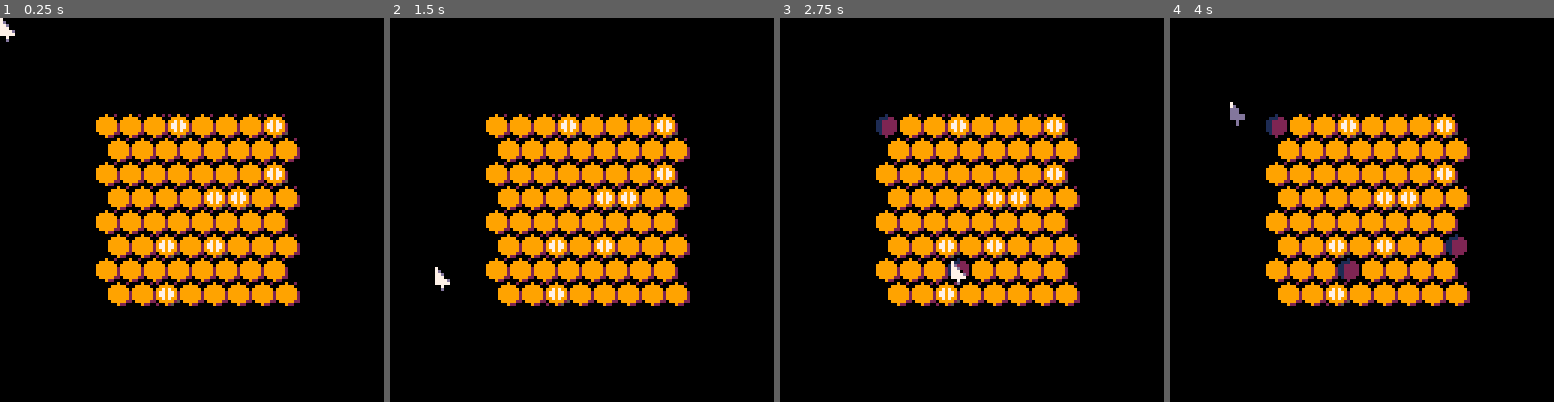
Above: before the commit, frames 1-4 (left to right).
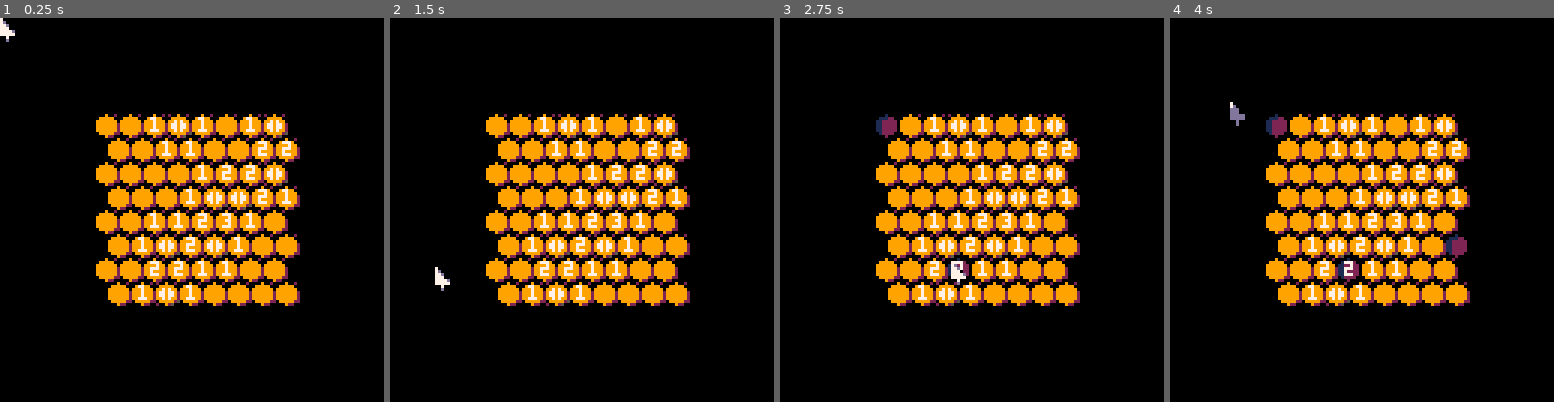
Above: after the commit, the same moments.

Repository: seaspaces27/hivesweeper-p8
Game: PICO-8 cartridge hivesweeper.p8
The game is run twice, just before and just after one commit, with the same random seed, the same clock (stepped at 60 frames per second) and the same inputs.
Inputs (mouse positions are in pixels of both pictures, inside the frame that each line leads up to):
- Up to frame 1 (0.25 s): no input
- Up to frame 2 (1.5 s): click (670, 121) at 0.67 s; click (436, 267) at 1.22 s
- Up to frame 3 (2.75 s): click (887, 114) at 1.77 s; click (952, 259) at 2.32 s
- Up to frame 4 (4 s): click (1404, 106) at 2.87 s; click (1465, 256) at 3.42 s; click (1231, 102) at 3.97 s

The runs differ from the first frame. In frame 1, 1.5% of the frame differs, in the area x 35-76%, y 25-74%; in frame 2, 1.5%; in frame 3, 1.5%; in frame 4, 1.5%.

Commit message:
display neighbouring bees of each cell
goes through every mine, and adds a +1 to all its neighbours

Diff:
--- a/hivesweeper.p8
+++ b/hivesweeper.p8
@@ -35,6 +35,7 @@
 	end
 	flagged={} --cells flagged
 	numbers={} --no. of adjacents
+	numbers=load_bees()
 
 	--generate hive position on screen
 	hives_screen_pos={}
@@ -92,12 +93,15 @@
    id=5
   end
   spr(id,cell[1],cell[2])
+
+  print((beehive[i]~="b" and numbers[i]) or "",
+  cell[1]+2,cell[2]+1,7)
   //print(beehive[i],cell[1],cell[2],7)
  end
  --highlight selected
  if revealed[selecting]==false then
  	//hilight(hives_screen_pos[selecting])
- 	print("\#1"..ceil(selecting/hive_size))
+ 	print("\#1"..(selecting-1)%hive_size..","..ceil(selecting/hive_size)-1)
  	local adj=neighbours(selecting)
  	for i=1,#adj do
  	 hilight(hives_screen_pos[adj[i]])
@@ -142,6 +146,31 @@
 function hilight(cell)
  spr(3,cell[1],cell[2])
 end
+
+function load_bees()
+ numbers={}
+ --for every bee/mine
+	for i=1,#mines do
+	 if mines[i]==true then
+		 local adj=neighbours(i)
+		 --explore all bees neighbourhoods
+		 for j=1,#adj do
+		  local n_id=adj[j]
+		  if numbers[n_id] then--if exists
+		   numbers[n_id]+=1
+		  else --first bee/mine near it
+		   numbers[n_id]=1
+		  end
+		 end
+	 end
+	end
+	return numbers
+end
+
+function cprint(txt,x,y,c)
+ local ox=(print(txt)-x)
+ print(txt,x+ox,y,c)
+end
 __gfx__
 00000000000900200001000000000000000000002009002000000000000000000000000000000000000000000000000000000000000000000000000000000000
 0000000009999900011122000a0a0a00007070000999990000000000000000000000000000000000000000000000000000000000000000000000000000000000
